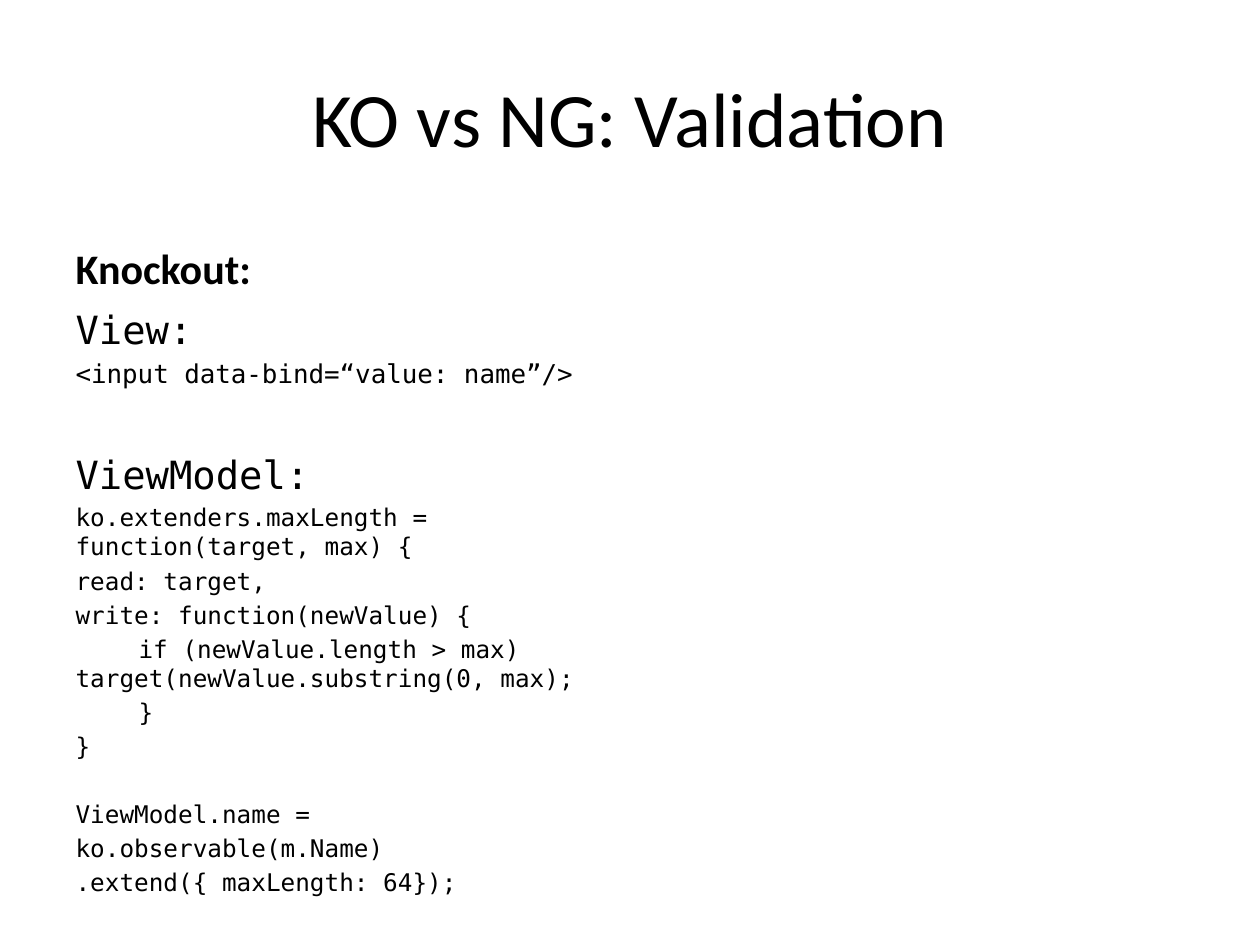
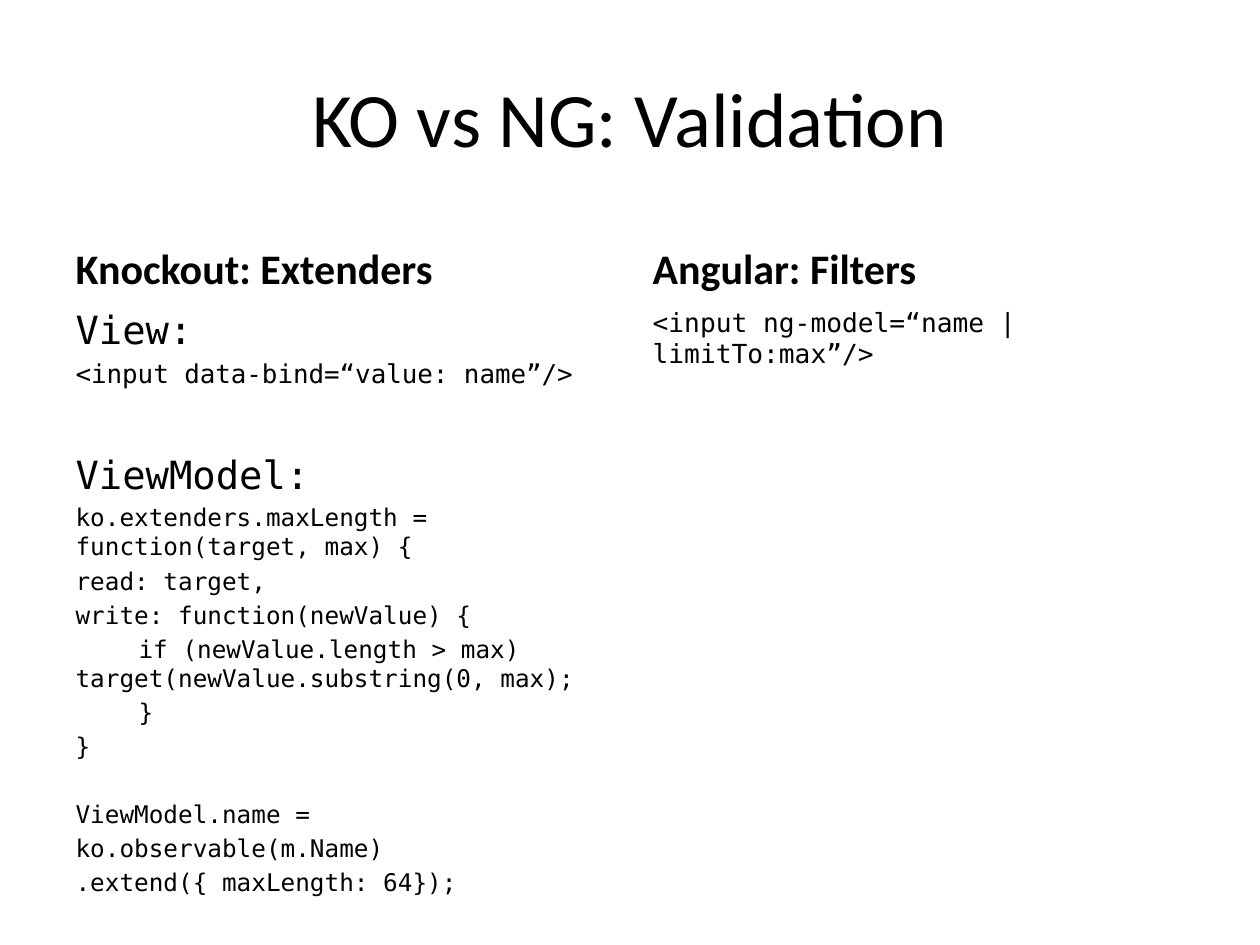
Before and after one commit to Moollihawkja/KOvsNG, a slide deck: slide 17 of KOvsNG.pptx. Drawn at 1260x945 pixels with LibreOffice and Linux fonts; fonts in the diff are those of the drawing. Boxes give left, top, right and bottom in pixels: in the first picture for what was removed or moved away, otherwise in the second. Text is boxed around its words. In the diff, an @@ line names an element or a change of style, - is before the commit and + after.

Commit message:
Added Angular learning

```diff
--- a/KOvsNG.pptx
+++ b/KOvsNG.pptx
@@ text at <box>76,254,432,285</box>: text changed @@
-Knockout:
+Knockout: Extenders
@@ text added at <box>653,254,916,291</box>, 24 pt, text #000000, bold @@
+Angular: Filters
@@ text added at <box>653,312,984,366</box>, 15 pt, text #000000 @@
+<input ng-model=“name | limitTo:max”/>
```
Also in this commit, not shown: 14 other slides changed, 1 slide added, 1 slide removed, 5 other files.
